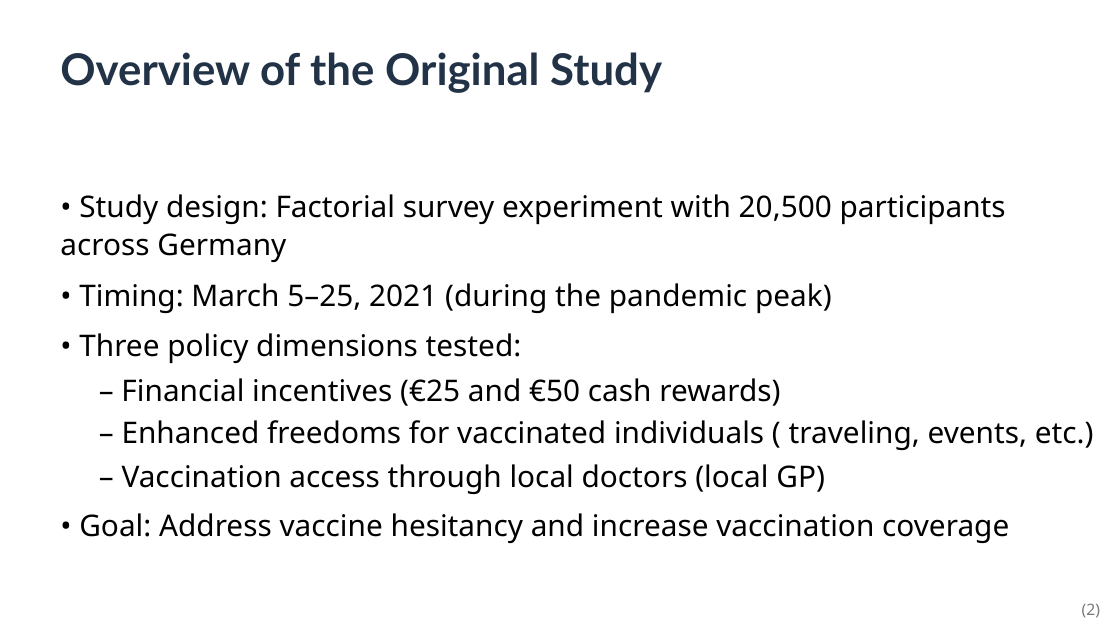
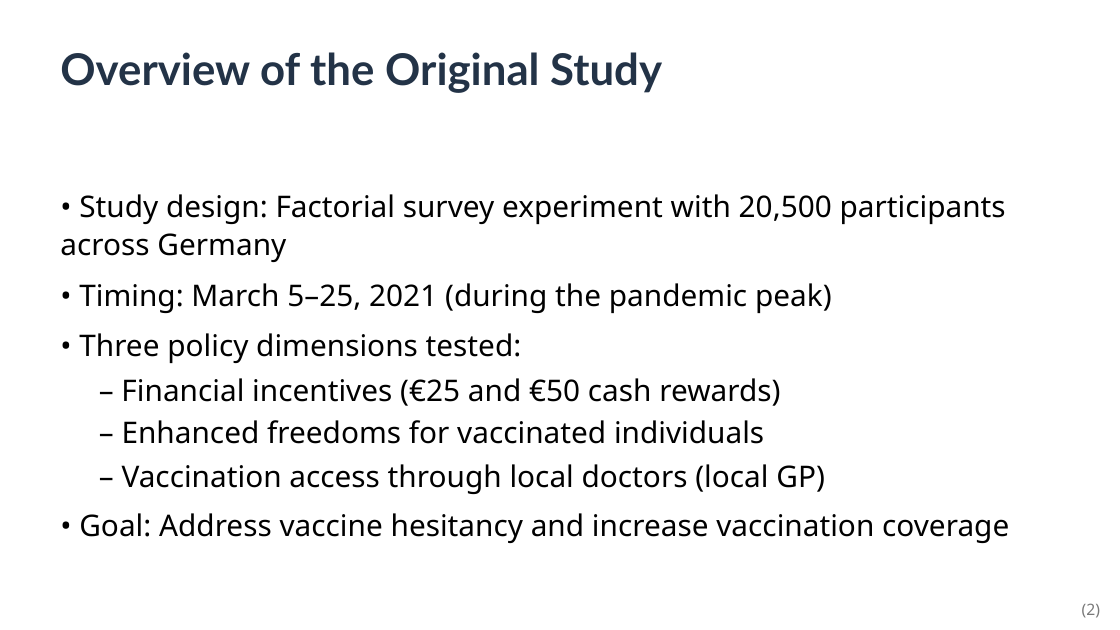
Before and after one commit to mollymarino12-beep/StatsII_2026, a slide deck: slide 2 of Replication Project/Incentives and COVID-19 Vaccinations Replication Project ppt.pptx. Drawn at 1120x630 pixels with LibreOffice and Linux fonts; fonts in the diff are those of the drawing; background and template pictures are left out. Boxes give left, top, right and bottom in pixels: in the first picture for what was removed or moved away, otherwise in the second. Text is boxed around its words. In the diff, an @@ line names an element or a change of style, - is before the commit and + after.

```diff
--- a/Replication Project/Incentives and COVID-19 Vaccinations Replication Project ppt.pptx
+++ b/Replication Project/Incentives and COVID-19 Vaccinations Replication Project ppt.pptx
@@ text at box(122, 420, 764, 444): text changed @@
-– Enhanced freedoms for vaccinated individuals ( traveling, events, etc.)
+– Enhanced freedoms for vaccinated individuals
```
Also in this commit, not shown: 4 other slides changed, 4 other files.
